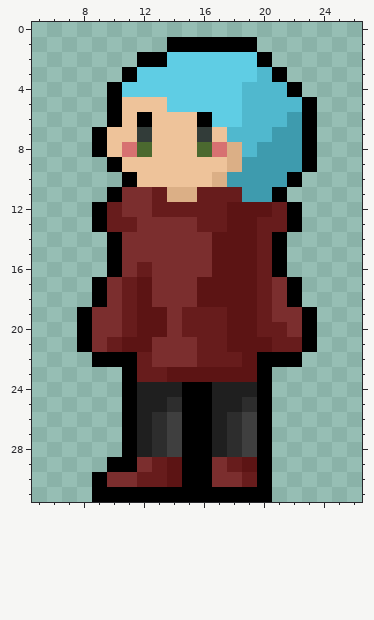
Two states of a pixel-art file, assets/graphics/characters/player_32.aseprite. That is the earlier state.
32x32 pixels, 1 frame. Shown: x 5..26, y 0..31.
New version:
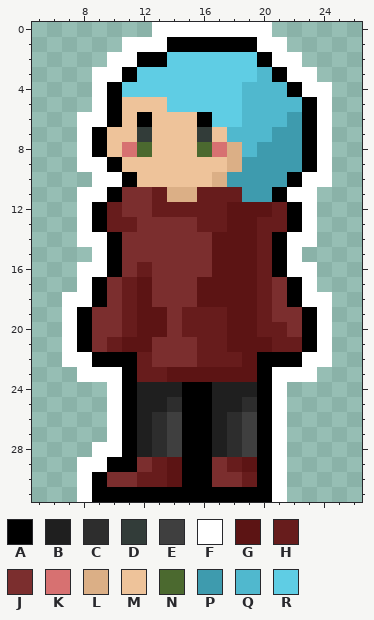
Palette (. is transparent): A #000000  B #1f1f1f  C #2d2d2d  D #323c39  E #3f3f3f  F #ffffff  G #5c1414  H #671c1c  J #7b2e2e  K #d77171  L #dbaf86  M #eec39a  N #4b692f  P #3e9bae  Q #50b8ce  R #5fcde4
The edit:
{"change": "layer \"down/outlin\" added"}
{"where": "layer \"down/outlin\""}
{"y":0,"x":13,"old":"........","new":"FFFFFFFF"}
{"y":1,"x":11,"old":"...","new":"FFF"}
{"y":1,"x":20,"old":"..","new":"FF"}
{"y":2,"x":10,"old":"..","new":"FF"}
{"y":2,"x":21,"old":"..","new":"FF"}
{"y":3,"x":9,"old":"..","new":"FF"}
{"y":3,"x":22,"old":"..","new":"FF"}
{"y":4,"x":9,"old":".","new":"F"}
{"y":4,"x":23,"old":"..","new":"FF"}
{"y":5,"x":9,"old":".","new":"F"}
{"y":5,"x":24,"old":".","new":"F"}
{"y":6,"x":8,"old":"..","new":"FF"}
{"y":6,"x":24,"old":".","new":"F"}
{"y":7,"x":8,"old":".","new":"F"}
{"y":7,"x":24,"old":".","new":"F"}
{"y":8,"x":8,"old":".","new":"F"}
{"y":8,"x":24,"old":".","new":"F"}
{"y":9,"x":8,"old":"..","new":"FF"}
{"y":9,"x":24,"old":".","new":"F"}
{"y":10,"x":9,"old":"..","new":"FF"}
{"y":10,"x":23,"old":"..","new":"FF"}
{"y":11,"x":8,"old":"..","new":"FF"}
{"y":11,"x":22,"old":"..","new":"FF"}
{"y":12,"x":8,"old":".","new":"F"}
{"y":12,"x":23,"old":".","new":"F"}
{"y":13,"x":8,"old":".","new":"F"}
{"y":13,"x":23,"old":".","new":"F"}
{"y":14,"x":8,"old":"..","new":"FF"}
{"y":14,"x":22,"old":"..","new":"FF"}
{"y":15,"x":9,"old":".","new":"F"}
{"y":15,"x":22,"old":".","new":"F"}
{"y":16,"x":8,"old":"..","new":"FF"}
{"y":16,"x":22,"old":"..","new":"FF"}
{"y":17,"x":8,"old":".","new":"F"}
{"y":17,"x":23,"old":".","new":"F"}
{"y":18,"x":7,"old":"..","new":"FF"}
{"y":18,"x":23,"old":"..","new":"FF"}
{"y":19,"x":7,"old":".","new":"F"}
{"y":19,"x":24,"old":".","new":"F"}
{"y":20,"x":7,"old":".","new":"F"}
{"y":20,"x":24,"old":".","new":"F"}
{"y":21,"x":7,"old":".","new":"F"}
{"y":21,"x":24,"old":".","new":"F"}
{"y":22,"x":7,"old":"..","new":"FF"}
{"y":22,"x":23,"old":"..","new":"FF"}
{"y":23,"x":8,"old":"...","new":"FFF"}
{"y":23,"x":21,"old":"...","new":"FFF"}
{"y":24,"x":10,"old":".","new":"F"}
{"y":24,"x":21,"old":".","new":"F"}
{"y":25,"x":10,"old":".","new":"F"}
{"y":25,"x":21,"old":".","new":"F"}
{"y":26,"x":10,"old":".","new":"F"}
{"y":26,"x":21,"old":".","new":"F"}
{"y":27,"x":10,"old":".","new":"F"}
{"y":27,"x":21,"old":".","new":"F"}
{"y":28,"x":9,"old":"..","new":"FF"}
{"y":28,"x":21,"old":".","new":"F"}
{"y":29,"x":8,"old":"..","new":"FF"}
{"y":29,"x":21,"old":".","new":"F"}
{"y":30,"x":8,"old":".","new":"F"}
{"y":30,"x":21,"old":".","new":"F"}
{"y":31,"x":8,"old":".","new":"F"}
{"y":31,"x":21,"old":".","new":"F"}
{"label":"added","picture_box":[62,22,332,502]}
